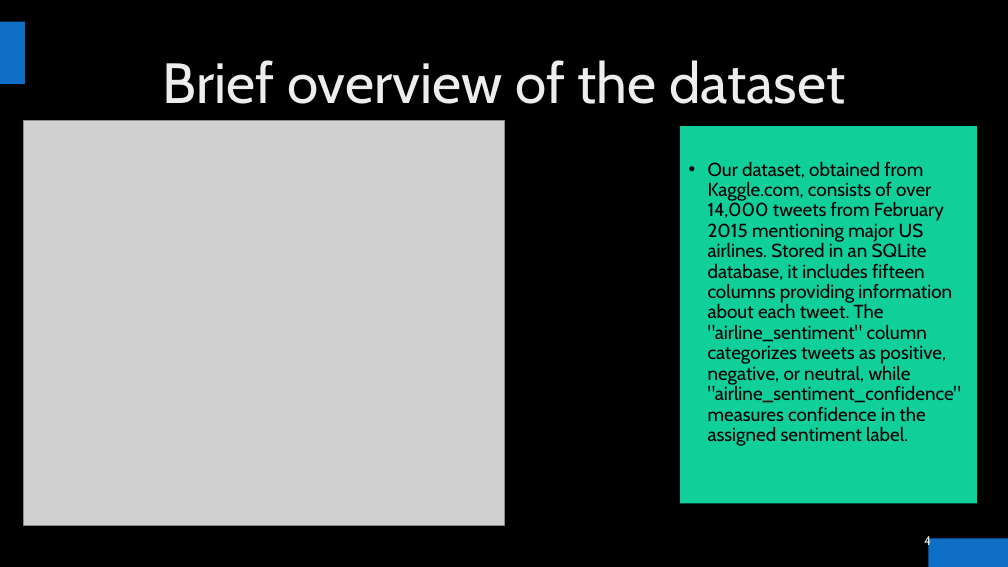
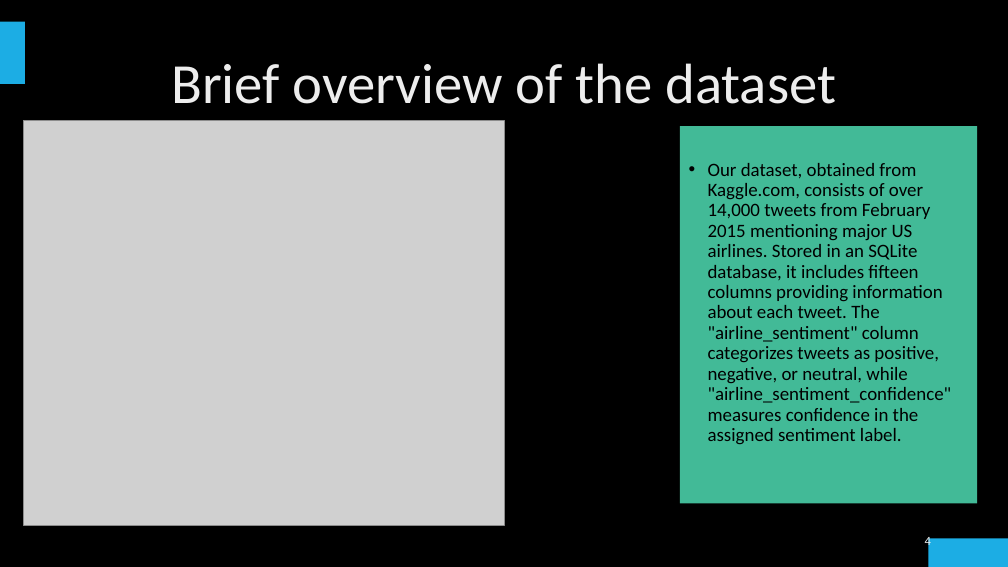
Before and after one commit to ElDon2308/Airline-Sentiment-Analysis, a slide deck: slide 4 of Airline Sentiment Analysis Presentation.pptx. Drawn at 1008x567 pixels with LibreOffice and Linux fonts; fonts in the diff are those of the drawing; grey boxes stand for pictures; background and template pictures are left out. Boxes give left, top, right and bottom in pixels: in the first picture for what was removed or moved away, otherwise in the second. Text is boxed around its words. In the diff, an @@ line names an element or a change of style, - is before the commit and + after.

```diff
--- a/Airline Sentiment Analysis Presentation.pptx
+++ b/Airline Sentiment Analysis Presentation.pptx
@@ rectangle at bbox=[0, 21, 25, 84]: fill #0F6FC6 to #1CADE4 @@
@@ rectangle at bbox=[680, 126, 977, 504]: fill #10CF9B to #42BA97 @@
@@ font Cabin to Calibri in 3 elements at bbox=[171, 63, 836, 104], bbox=[708, 163, 952, 444], bbox=[925, 535, 931, 549] @@
@@ rectangle at bbox=[929, 538, 1008, 567]: fill #0F6FC6 to #1CADE4 @@
```
Also in this commit, not shown: 4 other slides changed, 10 slides added, 6 slides removed, 2 other files.
